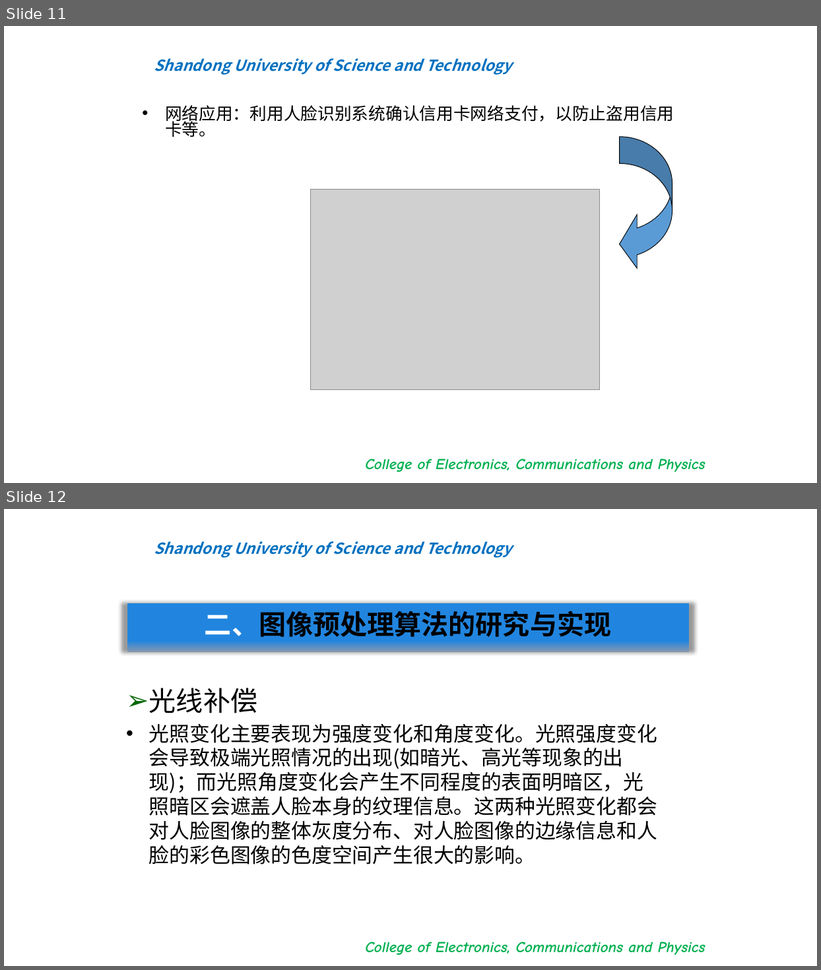
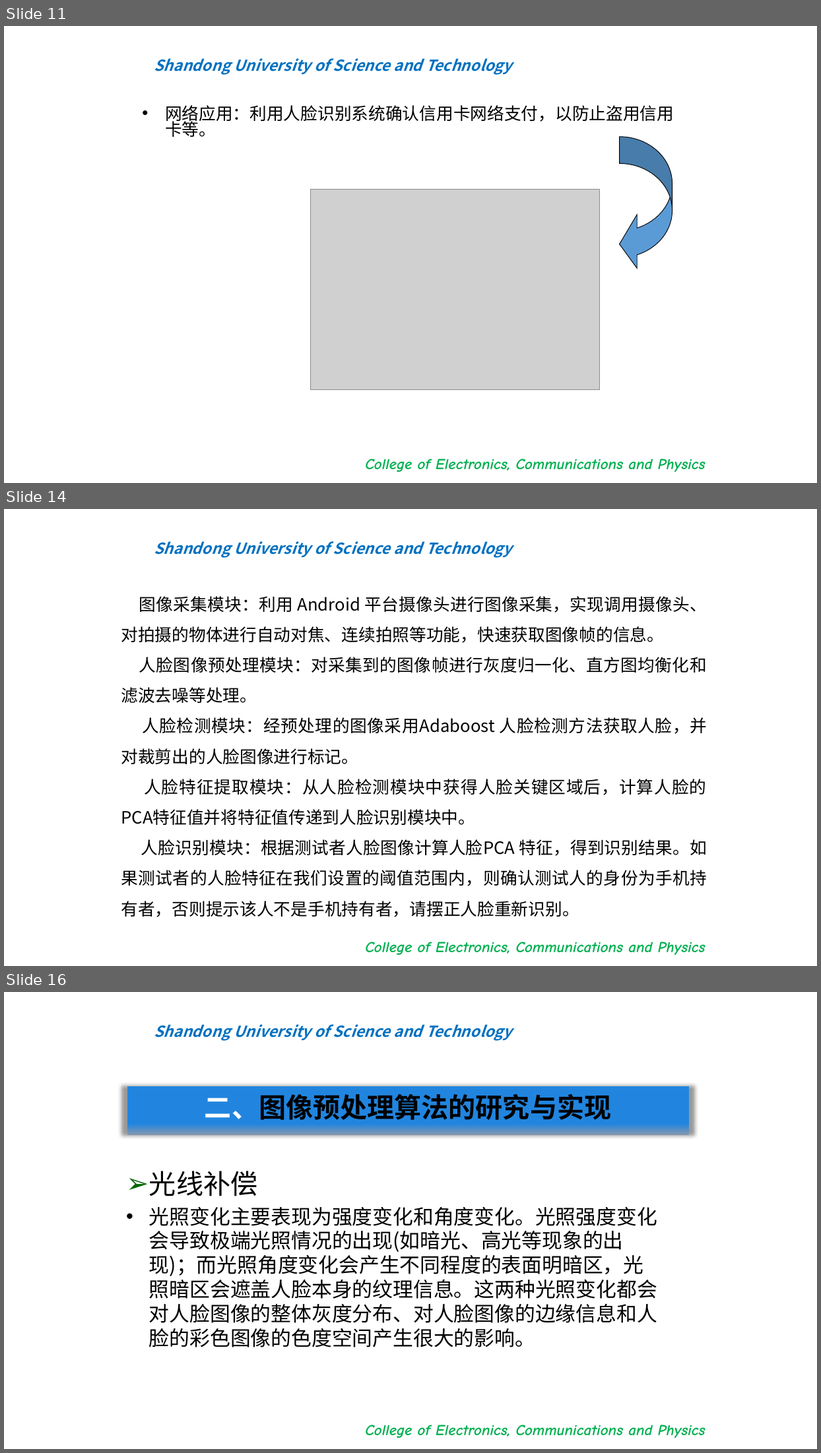
Before and after one commit to bigflyboy/biyelunwen, a slide deck: 王志远毕业答辩.pptx. Shown one above the other, each under a label of ours: slides 11 and 12 before the commit, slides 11, 14 and 16 after it; the slides between them are not shown. The pictures are 821x970 and 821x1453 pixels, drawn with LibreOffice and Linux fonts; fonts in the diff are those of the drawing; grey boxes stand for pictures; background and template pictures are left out. Boxes give left, top, right and bottom in pixels: in the first picture for what was removed or moved away, otherwise in the second. Text is boxed around its words. In the diff, an @@ line names an element or a change of style, - is before the commit and + after.

```diff
--- a/王志远毕业答辩.pptx
+++ b/王志远毕业答辩.pptx
@@ slide 14 added at <box>4,509,817,966</box>, background #FFFFFF; not listed: 2 template elements that a slide beside it also shows @@
@@ text added at <box>121,596,707,918</box>, 20 pt, text #000000 @@
+图像采集模块：利用 Android 平台摄像头进行图像采集，实现调用摄像头、对拍摄的物体进行自动对焦、连续拍照等功能，快速获取图像帧的信息。
+人脸图像预处理模块：对采集到的图像帧进行灰度归一化、直方图均衡化和滤波去噪等处理。
+人脸检测模块：经预处理的图像采用Adaboost ⼈脸检测方法获取人脸，并对裁剪出的人脸图像进行标记。
+人脸特征提取模块：从人脸检测模块中获得人脸关键区域后，计算人脸的PCA特征值并将特征值传递到人脸识别模块中。
+人脸识别模块：根据测试者人脸图像计算人脸PCA 特征，得到识别结果。如果测试者的人脸特征在我们设置的阈值范围内，则确认测试人的身份为手机持有者，否则提示该人不是手机持有者，请摆正人脸重新识别。
@@ what was slide 12 is now slide 16 @@
```
Also in this commit, not shown: 4 slides changed, 9 other slides added, 1 other file.
